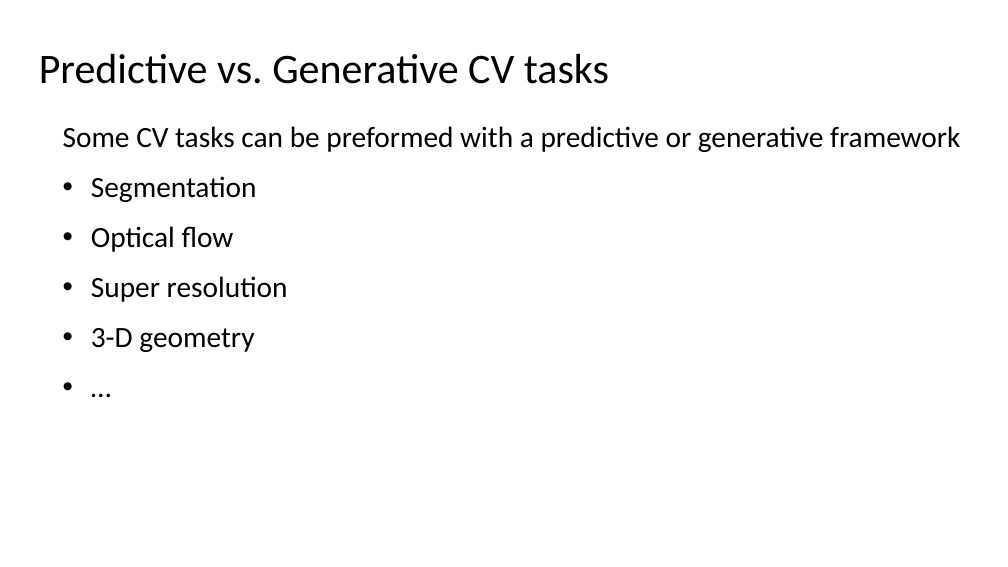
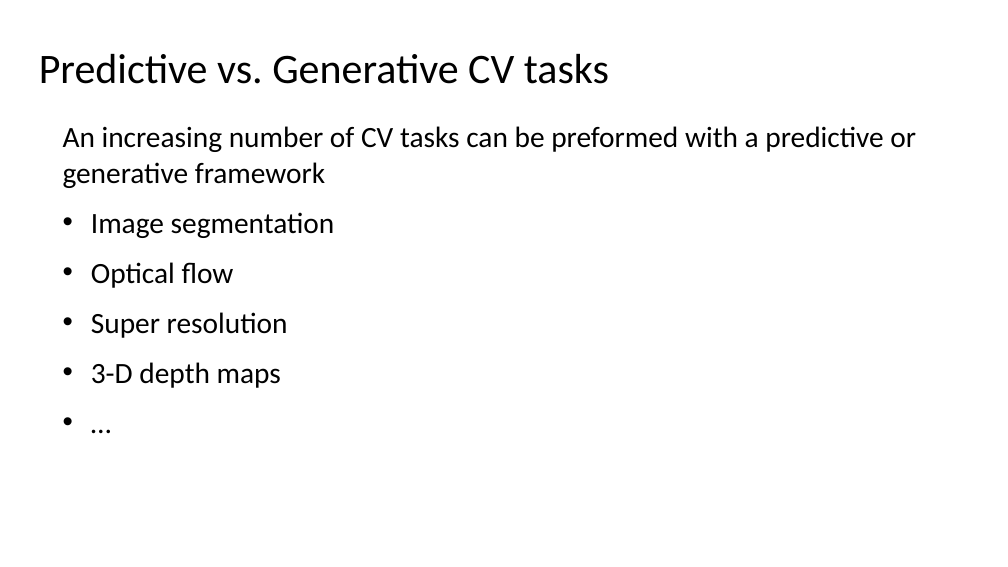
Before and after one commit to StephenElston/CSCI-E25, a slide deck: slide 11 of Slides/3_BuildingBlocksOfDeepLearning.pptx. Drawn at 1008x567 pixels with LibreOffice and Linux fonts; fonts in the diff are those of the drawing. Boxes give left, top, right and bottom in pixels: in the first picture for what was removed or moved away, otherwise in the second. Text is boxed around its words. In the diff, an @@ line names an element or a change of style, - is before the commit and + after.

```diff
--- a/Slides/3_BuildingBlocksOfDeepLearning.pptx
+++ b/Slides/3_BuildingBlocksOfDeepLearning.pptx
@@ text at <box>63,126,916,238</box>: text changed @@
-Some CV tasks can be preformed with a predictive or generative framework
-• Segmentation
+An increasing number of CV tasks can be preformed with a predictive or generative framework
+• Image segmentation
@@ text at <box>91,362,281,388</box>: text changed @@
-• 3-D geometry
+• 3-D depth maps
```
Also in this commit, not shown: 11 other slides changed, 2 slides removed.
